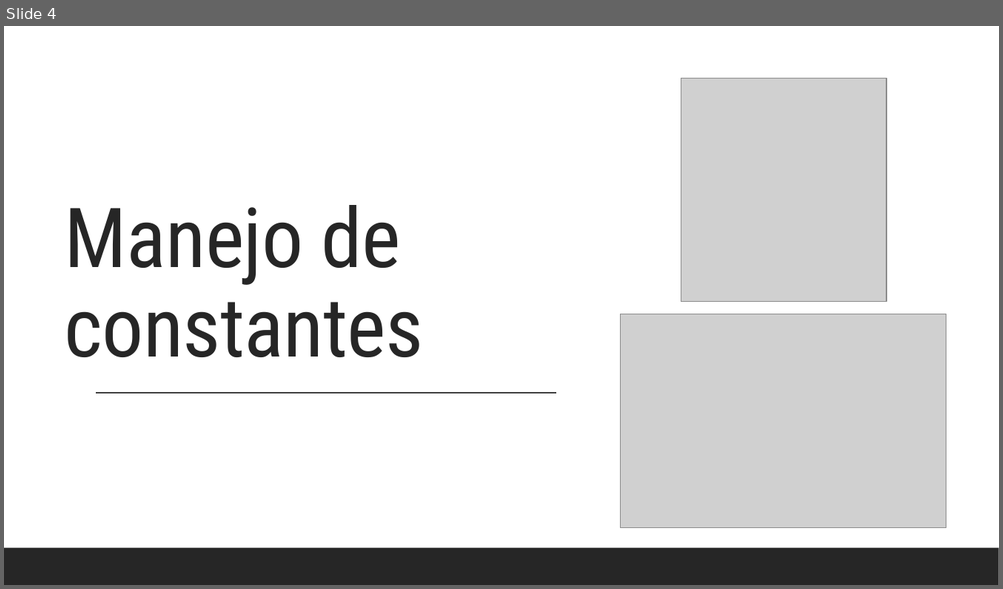
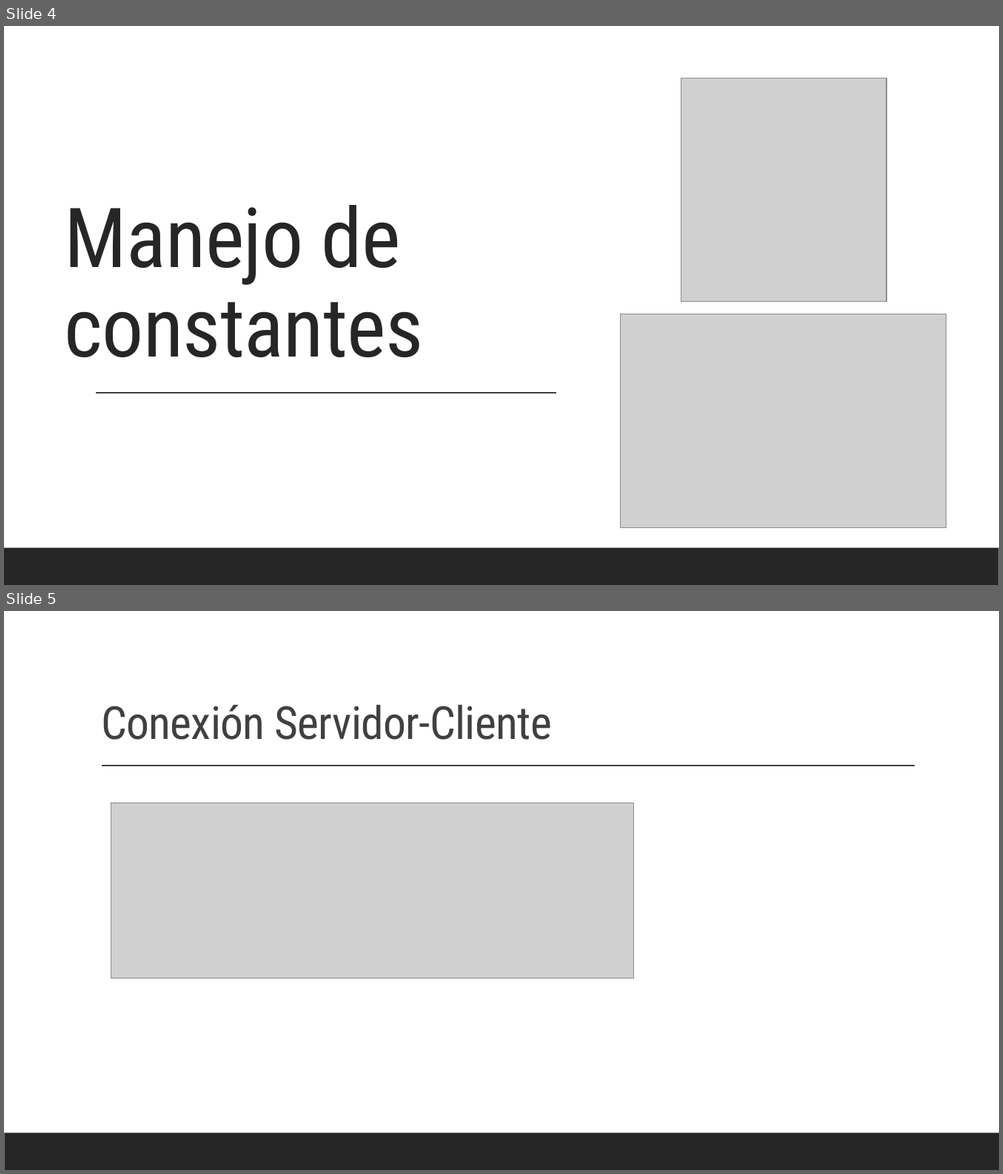
Before and after one commit to Devem002/KongCE, a slide deck: DonCey Kong.pptx. Shown one above the other, each under a label of ours: slide 4 before the commit, slides 4 and 5 after it. The pictures are 1003x589 and 1003x1174 pixels, drawn with LibreOffice and Linux fonts; fonts in the diff are those of the drawing; grey boxes stand for pictures. Boxes give left, top, right and bottom in pixels: in the first picture for what was removed or moved away, otherwise in the second. Text is boxed around its words. In the diff, an @@ line names an element or a change of style, - is before the commit and + after.

Commit message:
Docu

```diff
--- a/DonCey Kong.pptx
+++ b/DonCey Kong.pptx
@@ slide 5 added at (4,611,999,1170), background #FFFFFF @@
@@ title added at (101,705,552,740), 44 pt, text #404040 @@
+Conexión Servidor-Cliente
@@ line added from (102, 766) to (915, 766), #404040 1 pt @@
@@ picture added at (111,803,634,978) @@
@@ rectangle added at (4,1133,999,1170), fill #262626 @@
```
